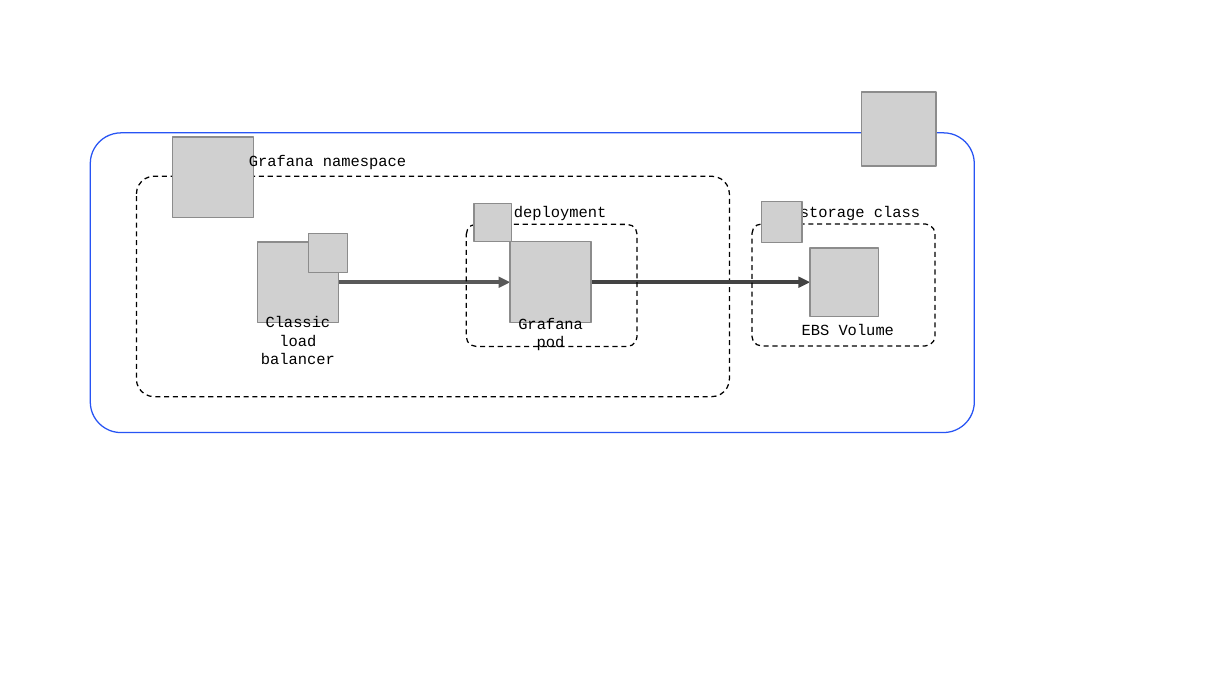
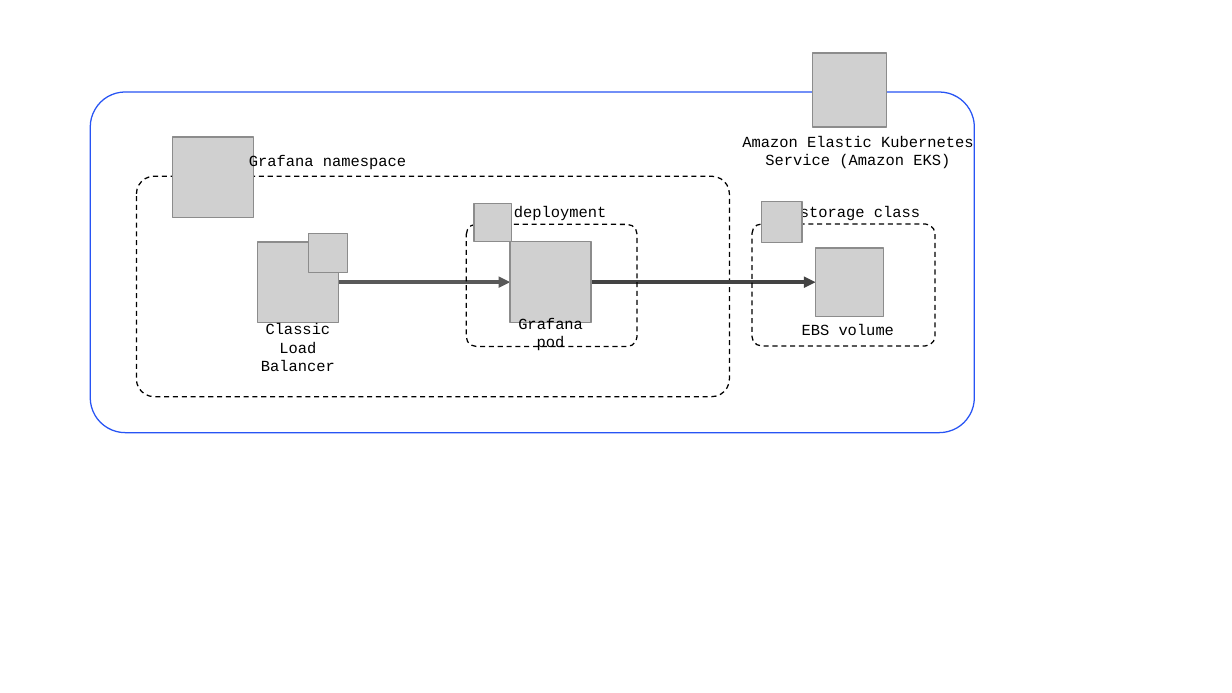
Before and after one commit to davmayd/quickstart-eks-grafana, a slide deck: slide 1 of docs/images/architecture_diagram.pptx. Drawn at 1232x693 pixels with LibreOffice and Linux fonts; fonts in the diff are those of the drawing; grey boxes stand for pictures. Boxes give left, top, right and bottom in pixels: in the first picture for what was removed or moved away, otherwise in the second. Text is boxed around its words. In the diff, an @@ line names an element or a change of style, - is before the commit and + after.

```diff
--- a/docs/images/architecture_diagram.pptx
+++ b/docs/images/architecture_diagram.pptx
@@ picture: place and size @@
-picture at [862,92,936,166]
+picture at [813,53,887,127]
@@ rounded rectangle: place and size @@
-rounded rectangle at [90,133,975,432]
+rounded rectangle at [90,92,975,432]
@@ text added at [742,135,973,169], 9 pt, text #000000 @@
+Amazon Elastic Kubernetes Service (Amazon EKS)
@@ picture: place and size @@
-picture at [809,248,877,315]
+picture at [816,248,883,315]
@@ arrow moved from (591, 282) - (809, 282) to (591, 282) - (816, 282) @@
@@ text at [261,323,335,371]: text changed @@
-Classic load balancer
+Classic Load Balancer
@@ text at [802,324,894,335]: text changed @@
-EBS Volume
+EBS volume
```
Also in this commit, not shown: 2 other files.
